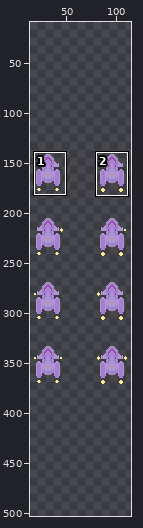
Sprite sheet -- dist/images/ship.png. The picture above shows the old version from afar; the outline marks the close-up.
Close-up. Earlier state:
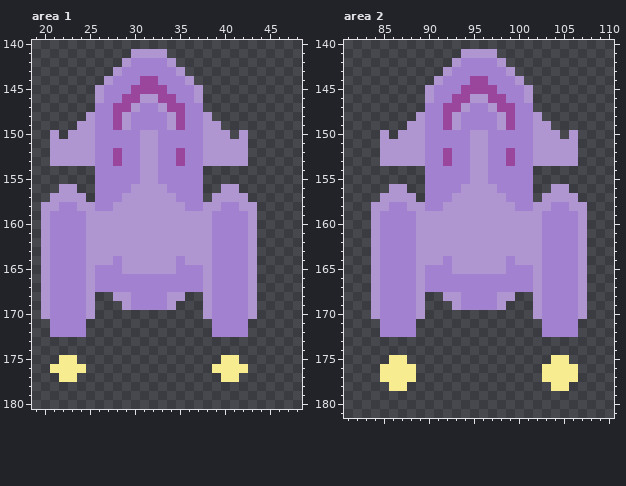
The file is 256x512 pixels, drawn in blocks of 2x2; one block is one cell here. Shown: area 1: x 19..48, y 140..180; area 2: x 81..110, y 140..181. The old version is drawn lined up with the new one, on the new canvas. The wide view leaves out empty margins. The commit also changed other parts of the picture, which this record leaves out.
The result:
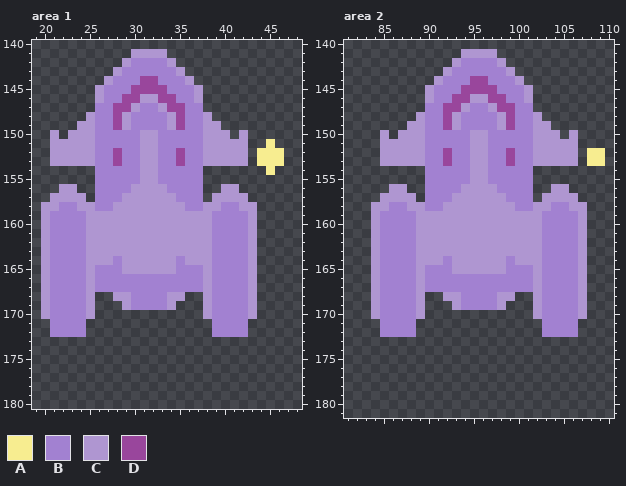
Palette (. is transparent): A #f7ed90  B #a281d1  C #af96d1  D #99469c
The edit:
canvas 128x256 -> 128x512, the old top-left corner now at 0,128
--- area 1
@@ x 42..48 @@
 150 C......
-151 C......
-152 C......
-153 C......
-154 .......
+151 C..A...
+152 C.AAA..
+153 C.AAA..
+154 ...A...
 155 .......
@@ x 19..48 @@
 174 ..............................
-175 ...AA................AA.......
-176 ..AAAA..............AAAA......
-177 ...AA................AA.......
+175 ..............................
+176 ..............................
+177 ..............................
 178 ..............................
--- area 2
@@ x 106..110 @@
 151 C....
-152 C....
-153 C....
+152 C.AA.
+153 C.AA.
 154 .....
@@ x 81..110 @@
 174 ..............................
-175 .....AA................AA.....
-176 ....AAAA..............AAAA....
-177 ....AAAA..............AAAA....
-178 .....AA................AA.....
+175 ..............................
+176 ..............................
+177 ..............................
+178 ..............................
 179 ..............................
Pixel boxes of the changes (left, top, right, bottom) in both close-ups:
added: (257, 139, 284, 175)
erased: (50, 355, 86, 382)
erased: (212, 355, 248, 382)
added: (587, 148, 605, 166)
erased: (380, 355, 416, 391)
erased: (542, 355, 578, 391)
